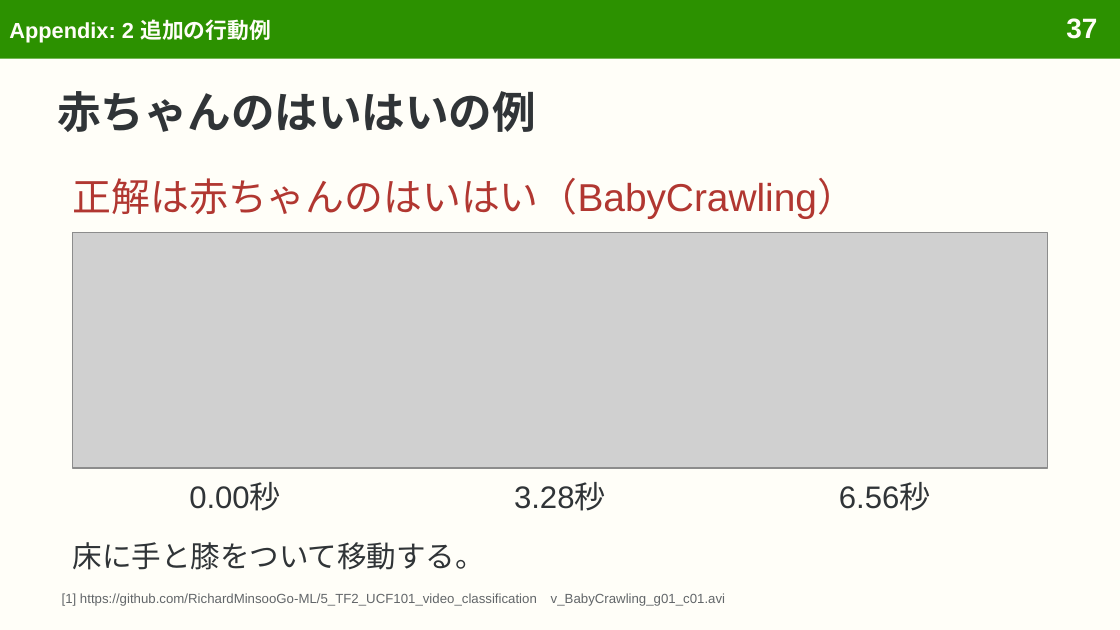
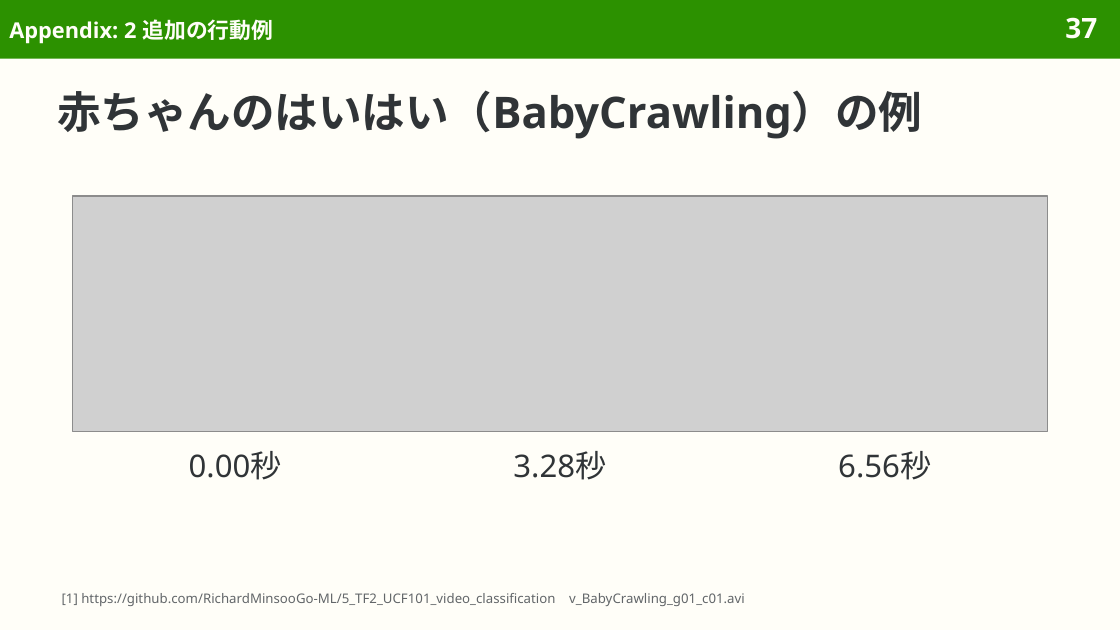
Before and after one commit to sasakiy84/datasets-in-10-minutes, a slide deck: slide 37 of slides/datasets-in-10-minutes-ucf101.pptx. Drawn at 1120x630 pixels with LibreOffice and Linux fonts; fonts in the diff are those of the drawing; grey boxes stand for pictures. Boxes give left, top, right and bottom in pixels: in the first picture for what was removed or moved away, otherwise in the second. Text is boxed around its words. In the diff, an @@ line names an element or a change of style, - is before the commit and + after.

```diff
--- a/slides/datasets-in-10-minutes-ucf101.pptx
+++ b/slides/datasets-in-10-minutes-ucf101.pptx
@@ font Arial to Noto Sans in 6 elements at bbox=[9, 19, 273, 44], bbox=[62, 593, 745, 606], bbox=[189, 451, 282, 480], bbox=[513, 451, 606, 480], bbox=[838, 451, 931, 480], bbox=[1065, 17, 1097, 39] @@
@@ title at bbox=[57, 90, 922, 139]: text changed; font Arial to Noto Sans @@
-赤ちゃんのはいはいの例
+赤ちゃんのはいはい（BabyCrawling）の例
@@ text removed at bbox=[73, 178, 856, 219] @@
-正解は赤ちゃんのはいはい（BabyCrawling）
@@ picture: place and size @@
-picture at bbox=[73, 233, 1047, 468]
+picture at bbox=[73, 196, 1047, 431]
@@ 3 texts: place and size @@
-3 texts at bbox=[189, 483, 931, 511]
+3 texts at bbox=[189, 451, 931, 480]
@@ text removed at bbox=[73, 542, 485, 570] @@
-床に手と膝をついて移動する。
```
Also in this commit, not shown: 63 other slides changed, 1 slide removed, 10 other files.
